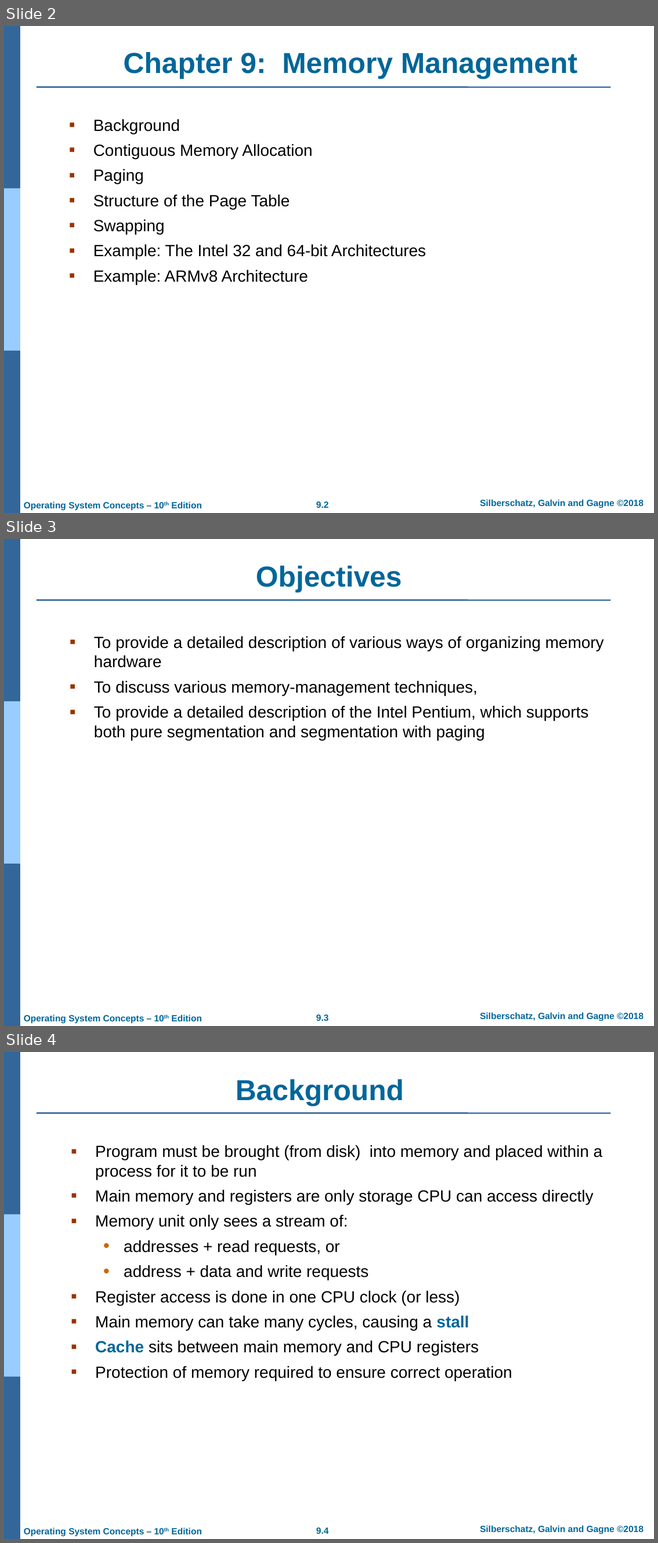
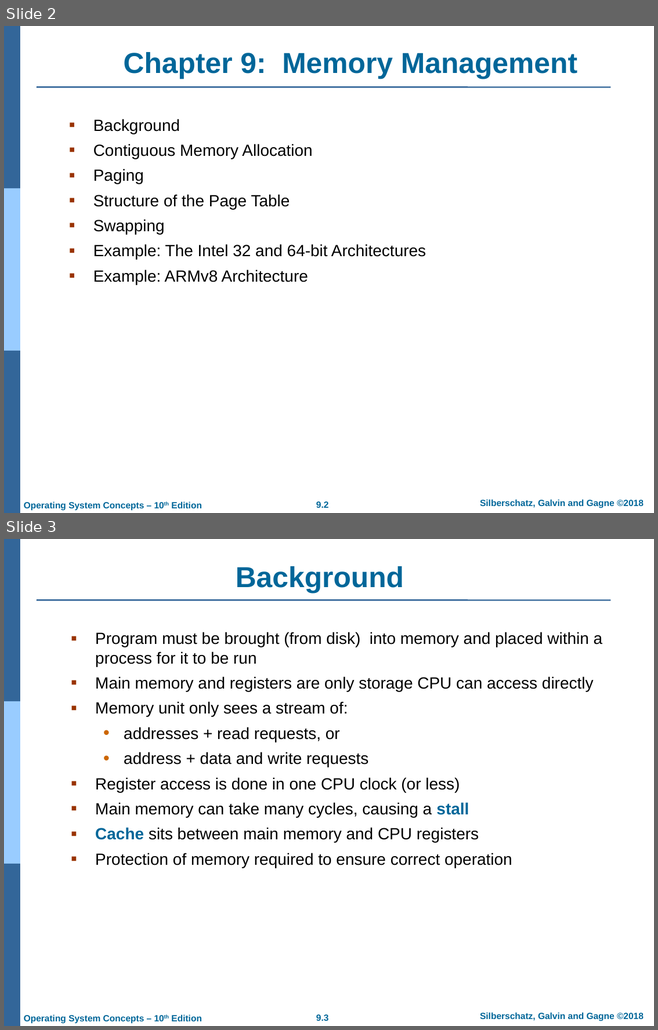
Before and after one commit to Hazrat-Ali9/Operating-System, a slide deck: main memory.pptx. Shown one above the other, each under a label of ours: slides 2, 3 and 4 before the commit, slides 2 and 3 after it. The pictures are 658x1543 and 658x1030 pixels, drawn with LibreOffice and Linux fonts; fonts in the diff are those of the drawing; background and template pictures are left out. Boxes give left, top, right and bottom in pixels: in the first picture for what was removed or moved away, otherwise in the second. Text is boxed around its words. In the diff, an @@ line names an element or a change of style, - is before the commit and + after.

```diff
--- a/main memory.pptx
+++ b/main memory.pptx
@@ slide 3 removed at (x1=4, y1=539, x2=654, y2=1026), background #FFFFFF; not listed: 7 template elements that a slide beside it also shows @@
@@ title removed at (x1=256, y1=566, x2=402, y2=593) @@
-Objectives
@@ text removed at (x1=94, y1=636, x2=604, y2=740) @@
-▪ To provide a detailed description of various ways of organizing memory hardware
-▪ To discuss various memory-management techniques,
-▪ To provide a detailed description of the Intel Pentium, which supports both pure segmentation and segmentation with paging
@@ what was slide 4 is now slide 3 @@
@@ page number at (x1=316, y1=1015, x2=329, y2=1021): text changed @@
-9.4
+9.3
```
Also in this commit, not shown: 5 other slides removed, 1 other file.
